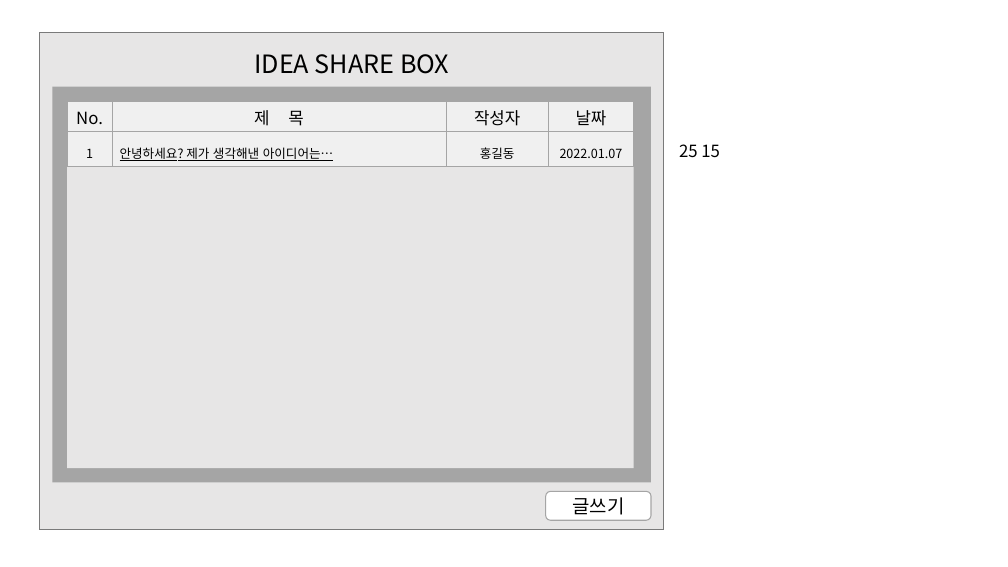
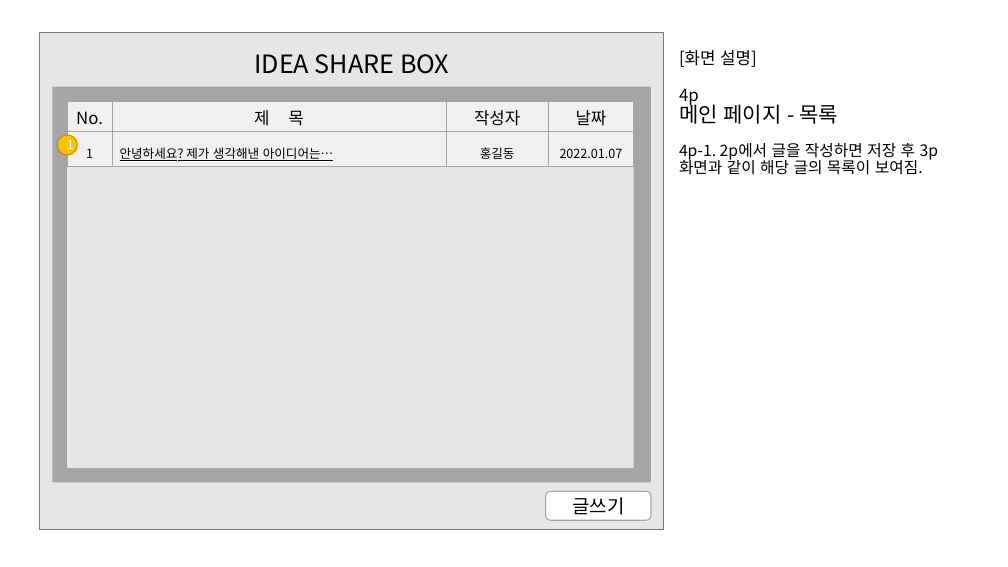
Before and after one commit to jwsimhj97/Fullstack, a slide deck: slide 6 of 소켓통신_심현정.pptx (slide 4 before the commit). Drawn at 1008x567 pixels with LibreOffice and Linux fonts; fonts in the diff are those of the drawing. Boxes give left, top, right and bottom in pixels: in the first picture for what was removed or moved away, otherwise in the second. Text is boxed around its words. In the diff, an @@ line names an element or a change of style, - is before the commit and + after.

```diff
--- a/소켓통신_심현정.pptx
+++ b/소켓통신_심현정.pptx
@@ title added at <box>679,50,839,124</box>, 16 pt, text #000000 @@
+[화면 설명]
+4p
+메인 페이지 - 목록
@@ ellipse added at <box>57,135,77,154</box>, fill #FFC000, outline #BD8E00 1 pt, 12 pt, text #FFFFFF @@
+1
@@ text at <box>679,143,923,175</box>: text changed; size 16 to 15 pt @@
-25 15
+4p-1. 2p에서 글을 작성하면 저장 후 3p화면과 같이 해당 글의 목록이 보여짐.
```
Also in this commit, not shown: 8 other slides changed, 4 slides added, 2 slides removed, 24 other files.
